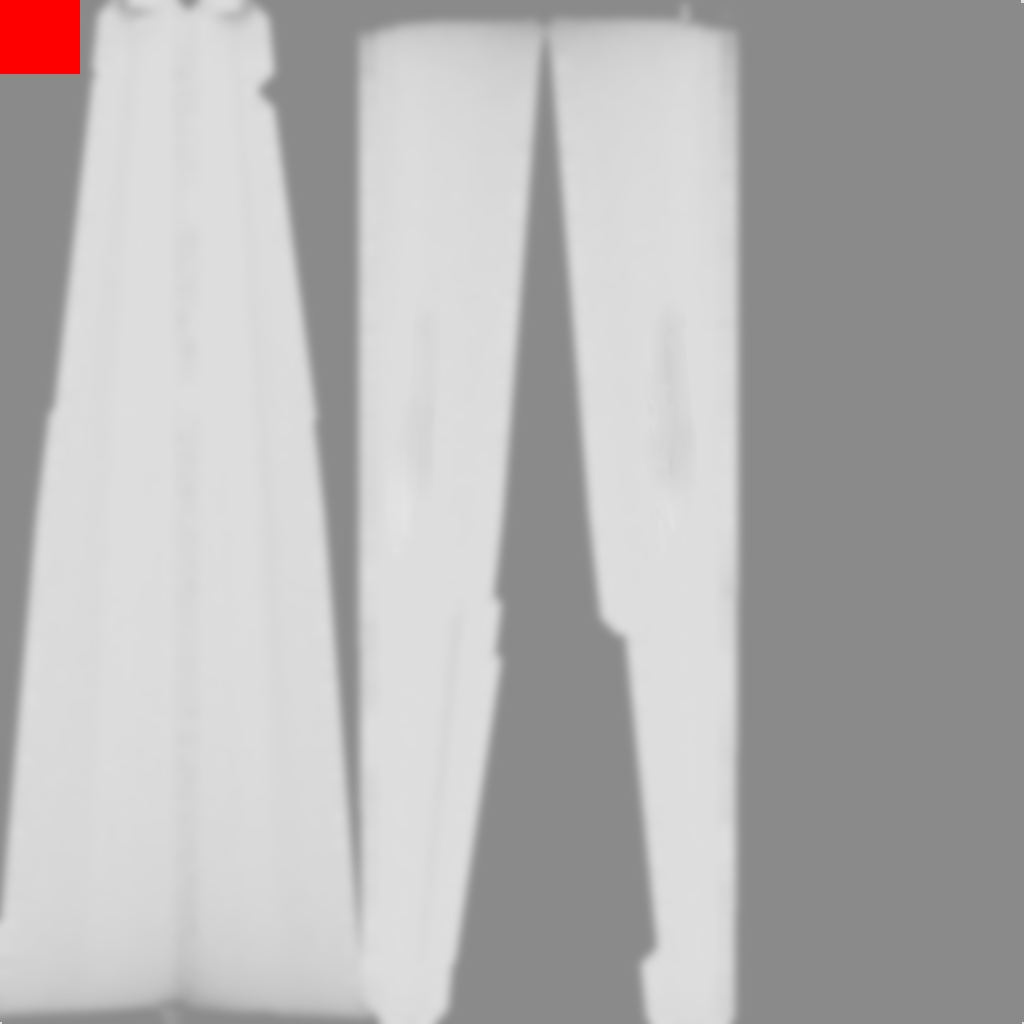
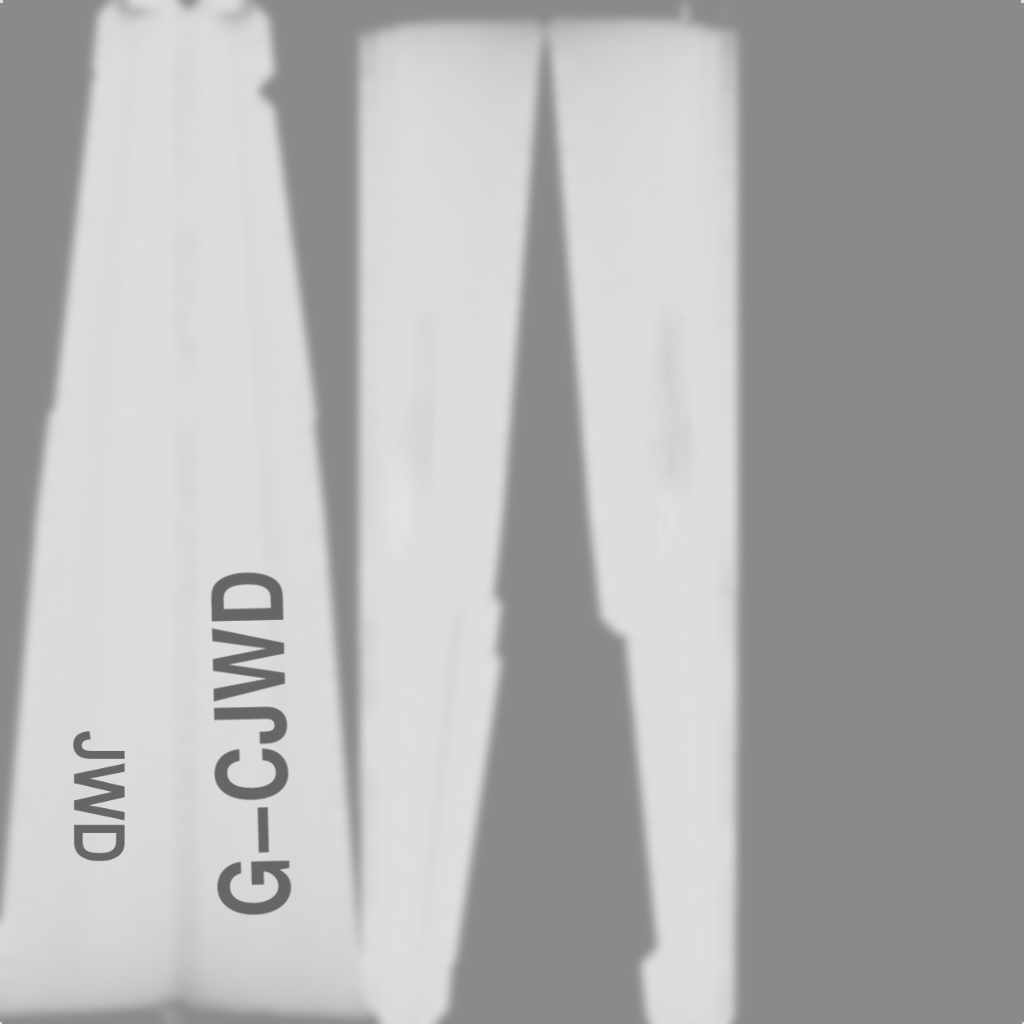
Before/after of a 1024 x 1024 layered artwork. What changed in the layer stack:
added layer "JWD" above "G–CJWD" over 73, 731, 125, 862
added layer "G–CJWD" above "red" over 210, 571, 292, 916
hid "red" over 0, 0, 80, 74
